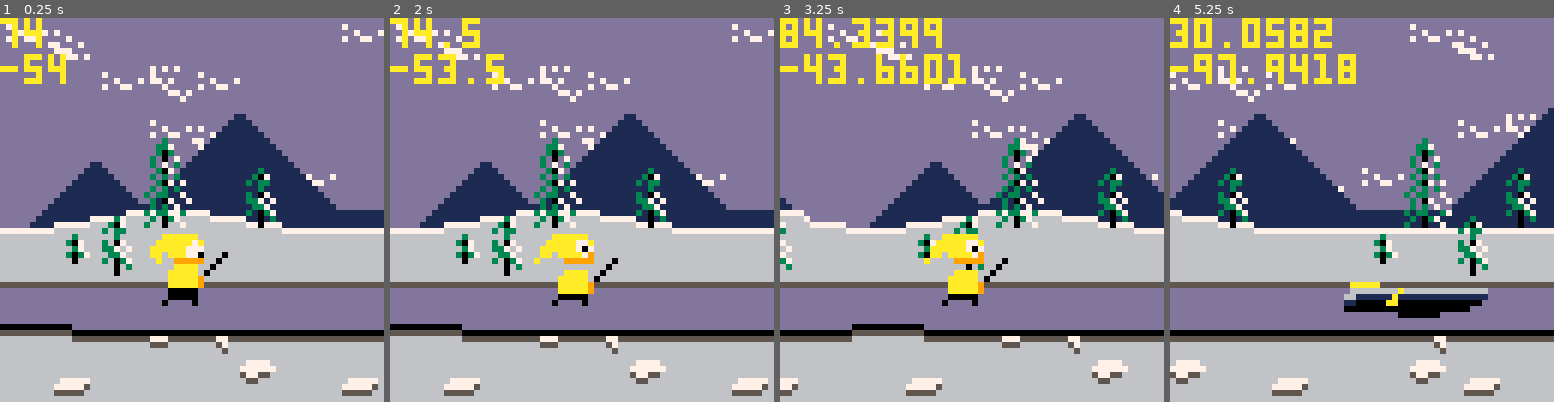
Above: before the commit, frames 1-4 (left to right).
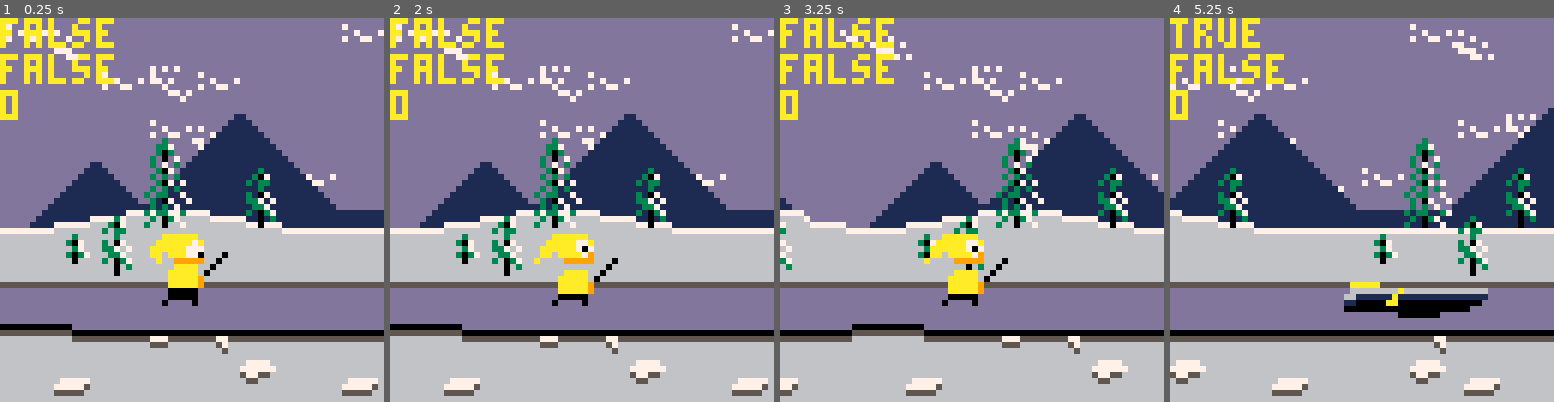
Above: after the commit, the same moments.

Repository: Aeklad/pico8
Game: PICO-8 cartridge fisher.p8
Same seed, same stepped clock (60 frames per second), same inputs: the game is played once before the commit and once after it.
Inputs:
- Up to frame 1 (0.25 s): no input
- Up to frame 2 (2 s): tap O (Z key) at 0.33, 0.7, 1.43 s; tap X (X key) at 1.07 s; hold Left from 1.97 s (still down)
- Up to frame 3 (3.25 s): tap X (X key) every 0.33 s from 2.07 to 3.07 s; tap O (Z key) at 2.22, 3.1 s; release Left at 2.37 s; hold Down 2.42-2.82 s; hold Right from 2.87 s (still down)
- Up to frame 4 (5.25 s): tap X (X key) every 0.33 s from 3.4 to 5.07 s; release Right at 3.53 s; hold Up 3.58-4.08 s; tap O (Z key) at 3.98, 4.87 s; hold Right 4.13-4.53 s; hold Down 4.58-5.08 s; hold Left from 5.13 s (still down)

The runs differ from the first frame. In frame 1, 2.1% of the frame differs, in the area x 0-30%, y 0-27%; in frame 2, 1.8%; in frame 3, 2.9%; in frame 4, 3.2%, in the area x 0-49%, y 0-27%.

Commit message:
fishy fish starting to happen

Diff:
--- a/fisher.p8
+++ b/fisher.p8
@@ -14,6 +14,11 @@
  left = false -- use this to check if any button other than left is being pressed
  right = false --same for the right
  fall=false
+ inposition=false
+ biting=false
+ bw=0
+ ft=0
+ shake=0
 
  pl = { --player variables
   s=2,
@@ -23,7 +28,6 @@
   h=2,
   x=24,
   y=35,
-  fishing=false
  }
 
  holes={}
@@ -40,8 +44,8 @@
   max_dx={1,1.5,2,2,3}
  }
 
+ create_hole(-64)
  create_hole(64)
- create_hole(-64)
 end
 
 function create_hitbox(_x)
@@ -61,7 +65,7 @@
   s=97,
   w=3,
   h=1,
-  pw=24,
+  pw=20,
   ph=8,
   x=_x,
   y=44,
@@ -114,6 +118,26 @@
 
 end
 
+function fishing()
+ animate(pl,12,14,.2,true)
+ local tme=0
+ tme+=1
+ bw =rnd(4)+rnd(8)
+ if tme-ft > bw then
+  biting=true
+  ft=tme
+ end
+ if biting then
+  animate(pl,32,38,.05,true)
+ end
+end
+
+function doshake()
+ local shakex,shakey=16,16--16-rnd(32),16-rnd(32)
+ camera(shakex*shake,shakey*shake)
+ shake*=.95
+ if (shake<0.05) shake=0
+end
 
 function _update()
  left = btn(1) or btn(2) or btn(3) or btn(4) or btn(5)
@@ -126,11 +150,13 @@
 
   if acc !=0  then
    animate(pl,2,6,.05,true)
-  elseif btn(3) then
-   animate(pl,12,14,.2,true)
+  elseif btn(3) and inposition then
+   fishing()
   elseif btn(2) then
    animate(pl,32,44,.05,false)
   else
+   ft=0
+   biting=false
    animate(pl,8,10,.2,true)
   end
 
@@ -150,9 +176,9 @@
    h.x -=h.dx
   end
   if collide(pl,h) then
-   pal(10,3)
+   inposition=true
   else
-   pal(10,10)
+   inposition=false
   end
  end
  for hb in all(hitbox) do
@@ -167,6 +193,7 @@
 end
 
 function _draw()
+ doshake()
  cls(13)
 
  for i=1,5 do
@@ -180,9 +207,10 @@
  spr(pl.s,pl.x,pl.y,pl.w,pl.h,flp)
  for hb in all(hitbox) do
   line(hb.x,44,hb.x+hb.pw,44,10)
-  print(hb.x)
- end
-
+ end
+ print (inposition)
+ print (biting)
+ print(ft)
 end
 __gfx__
 00000000000000008888888888888888888888888888888888888888888888888888888888888888888888888888888888888888888888888888888888888888
@@ -207,13 +235,13 @@
 888aaaaa77788888888aaaaa77788888888aaaaa7a88888888aaaaa7a88888888aaaaa7a88888888aaaaa7a8888808888aaaaa70808888888888888888888888
 888a8aaa7708888888aa8aaa7708888888aaaaa7778888888aaaaa7778888888aaaaa77788888888aaaa7708888088888aaaa777808888888888888888888888
 88a8889999980008888888999998808888a8aaa7708888888aaaaa7708888888aaaaa77088880008aaaa7778880888888aaaa777808888888888888888888888
-88888aaaa880888888888aaaa88808088a8889999988888888a89999988888888a89999988808880a899999889888888aa899999898888888888888888888888
-8888aaaaa80888888888aaaaa880888888888aaaa88800888888aaaa8888888888a8aaaa8a9888888a88aaaaaa888888a888aaaaaa8888888888888888888888
-8888aaaaa98888888888aaaaaa9888888888aaaaa8808808888aaaaaa88800888888aaaaaa9888888888aaaaaa8888888888aaaaaa8888888888888888888888
-8888aaaaa98888888888aaaaaa9888888888aaaaaa988888888aaaaaaa8088088888aaaaaa8888888888aaaaaa8888888888aaaaaa8888888888888888888888
-888800000888888888880000088888888888aaaaaa9888888888aaaaaa98888888888aaaa888888888888aaaa888888888888aaaa88888888888888888888888
-88880000088888888888000008888888888800000888888888880000089888888888800008888888888880000888888888888000088888888888888888888888
-88808888088888888880888808888888888088880888888888888088088888888888880880888888888888808088888888888080888888888888888888888888
+88888aaaa880888088888aaaa88808088a8889999988888888a89999988888888a89999988808880a899999889888888aa899999898888888888888888888888
+8888aaaaa80888808888aaaaa880880888888aaaa88800888888aaaa8888888888a8aaaa8a9888808a88aaaaaa888888a888aaaaaa8888888888888888888888
+8888aaaaa98888808888aaaaaa9888088888aaaaa8808808888aaaaaa88800888888aaaaaa9888808888aaaaaa8888888888aaaaaa8888888888888888888888
+8888aaaaa98888808888aaaaaa9888088888aaaaaa988808888aaaaaaa8088088888aaaaaa8888808888aaaaaa8888888888aaaaaa8888888888888888888888
+888800000888888088880000088888088888aaaaaa9888088888aaaaaa98880888888aaaa888888088888aaaa888888888888aaaa88888888888888888888888
+88880000088888808888000008888808888800000888880888880000089888808888800008888880888880000888888888888000088888888888888888888888
+88808888088888808880888808888808888088880888880888888088088888808888880880888880888888808088888888888080888888888888888888888888
 88888888888888888888888888888888888888888888888888888888888888888888888888888888888888888888888888888888888888888888888888888888
 88888888888888888888888888888888888888888888888888888888888888888888888888888888888888888888888888888888888888888888888888888888
 88888888888888888888888888888888888888888888888888888888888888888888888888888888888888888888888888888888888888888888888888888888
